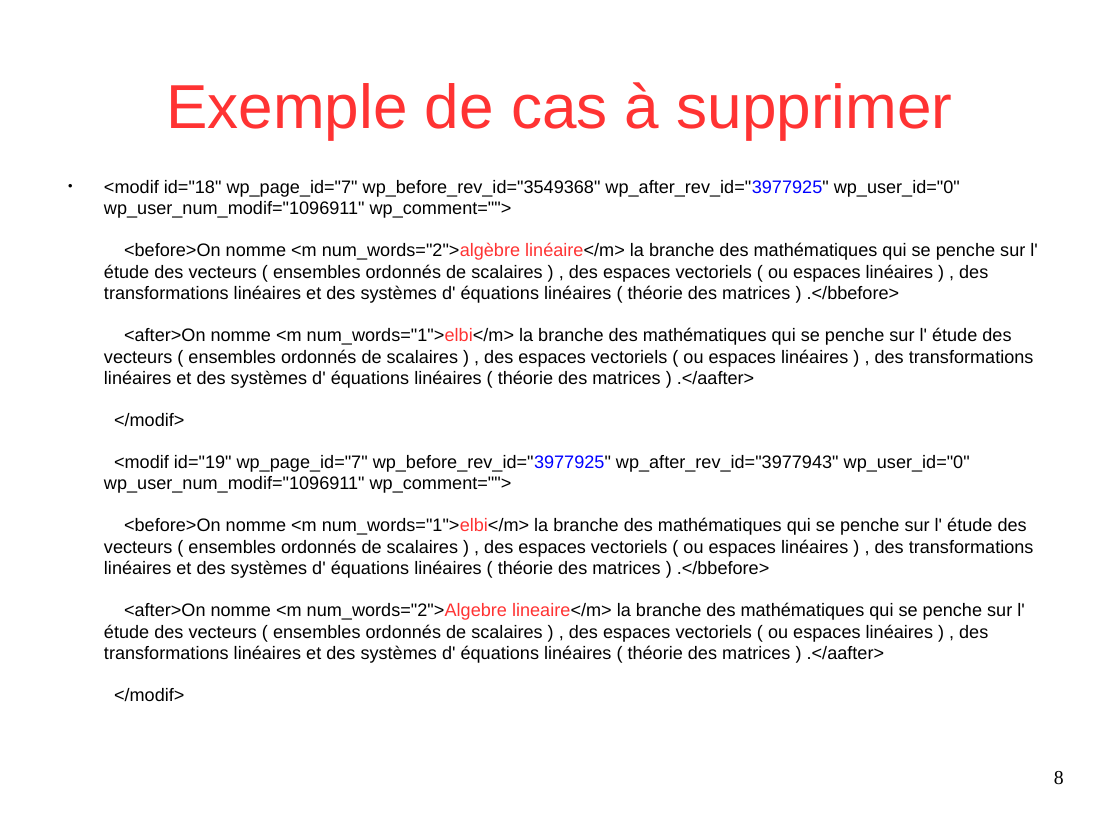
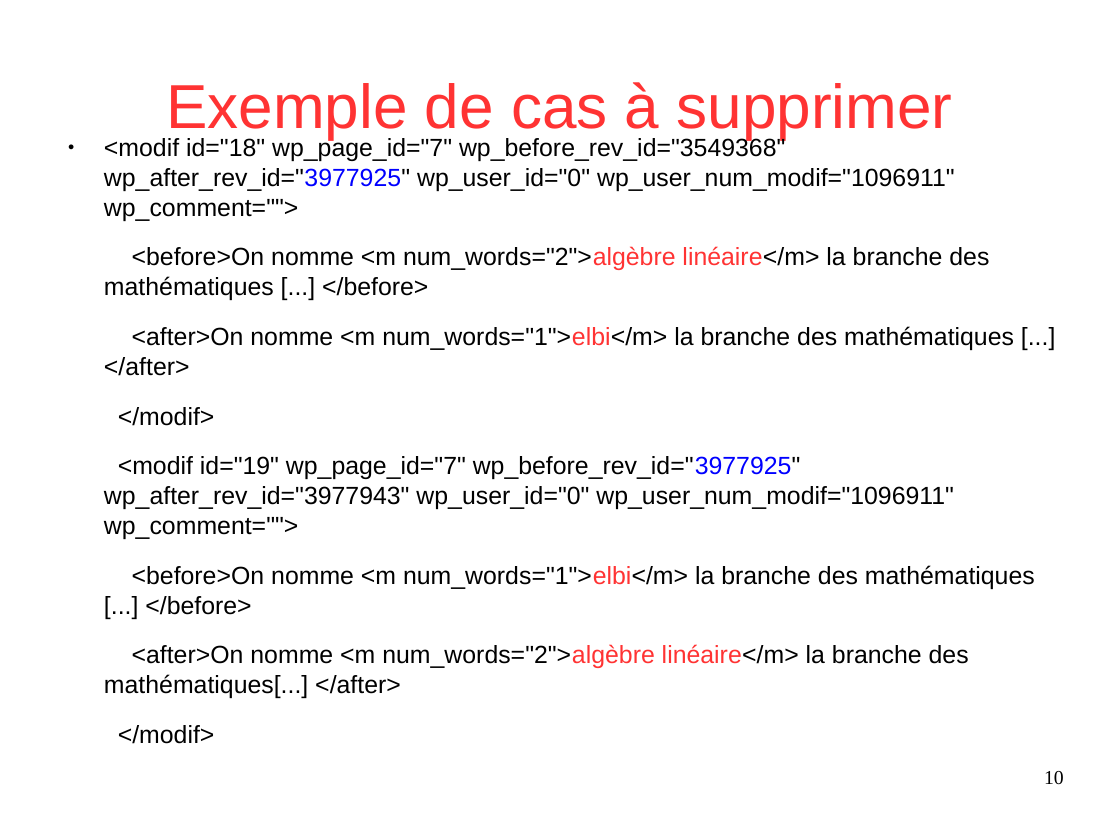
Before and after one commit to Sle3pingForest/StageL3, a slide deck: slide 10 of RapportDamien/presentation.odp (slide 8 before the commit). Drawn at 1120x840 pixels with LibreOffice and Linux fonts; fonts in the diff are those of the drawing. Boxes give left, top, right and bottom in pixels: in the first picture for what was removed or moved away, otherwise in the second. Text is boxed around its words. In the diff, an @@ line names an element or a change of style, - is before the commit and + after.

```diff
--- a/RapportDamien/presentation.odp
+++ b/RapportDamien/presentation.odp
@@ text at (104, 136, 955, 744): size 12.8 to 17.6 pt in "<modif id="18" wp_page_id="7" wp_before_rev_id="3549368" wp_ ...", "</modif>", "<modif id="19" wp_page_id="7" wp_before_rev_id="3977925" wp_ ...", "</modif>" @@
@@ text at (104, 246, 1014, 376): text changed; size 12.8 to 17.6 pt @@
-<before>On nomme <m num_words="2">algèbre linéaire</m> la branche des mathématiques qui se penche sur l' étude des vecteurs ( ensembles ordonnés de scalaires ) , des espaces vectoriels ( ou espaces linéaires ) , des transformations linéaires et des systèmes d' équations linéaires ( théorie des matrices ) .</bbefore>
-<after>On nomme <m num_words="1">elbi</m> la branche des mathématiques qui se penche sur l' étude des vecteurs ( ensembles ordonnés de scalaires ) , des espaces vectoriels ( ou espaces linéaires ) , des transformations linéaires et des systèmes d' équations linéaires ( théorie des matrices ) .</aafter>
+<before>On nomme <m num_words="2">algèbre linéaire</m> la branche des mathématiques [...] </before>
+<after>On nomme <m num_words="1">elbi</m> la branche des mathématiques [...] </after>
@@ text at (104, 565, 1035, 698): text changed; size 12.8 to 17.6 pt @@
-<before>On nomme <m num_words="1">elbi</m> la branche des mathématiques qui se penche sur l' étude des vecteurs ( ensembles ordonnés de scalaires ) , des espaces vectoriels ( ou espaces linéaires ) , des transformations linéaires et des systèmes d' équations linéaires ( théorie des matrices ) .</bbefore>
-<after>On nomme <m num_words="2">Algebre lineaire</m> la branche des mathématiques qui se penche sur l' étude des vecteurs ( ensembles ordonnés de scalaires ) , des espaces vectoriels ( ou espaces linéaires ) , des transformations linéaires et des systèmes d' équations linéaires ( théorie des matrices ) .</aafter>
+<before>On nomme <m num_words="1">elbi</m> la branche des mathématiques [...] </before>
+<after>On nomme <m num_words="2">algèbre linéaire</m> la branche des mathématiques[...] </after>
@@ page number at (1044, 771, 1064, 785): text changed @@
-8
+10
```
Also in this commit, not shown: 8 other slides changed, 2 slides added, 14 other files.
